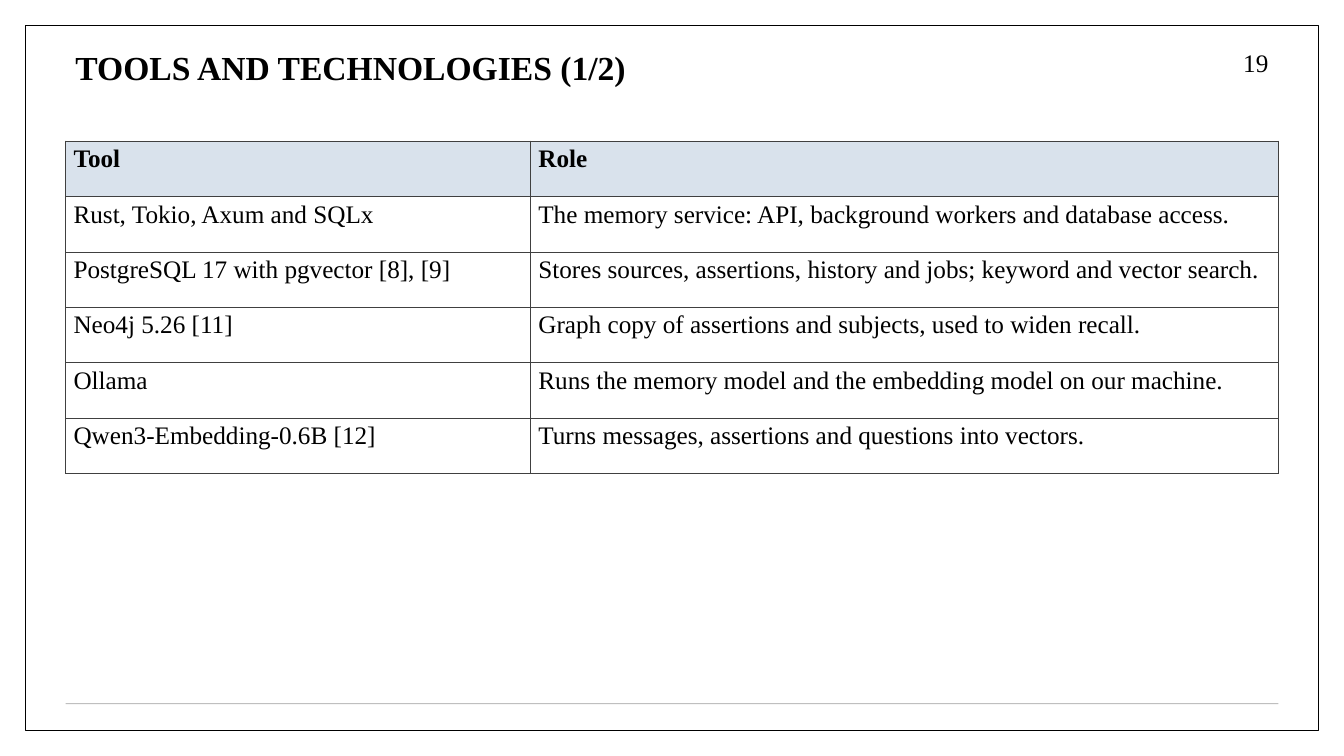
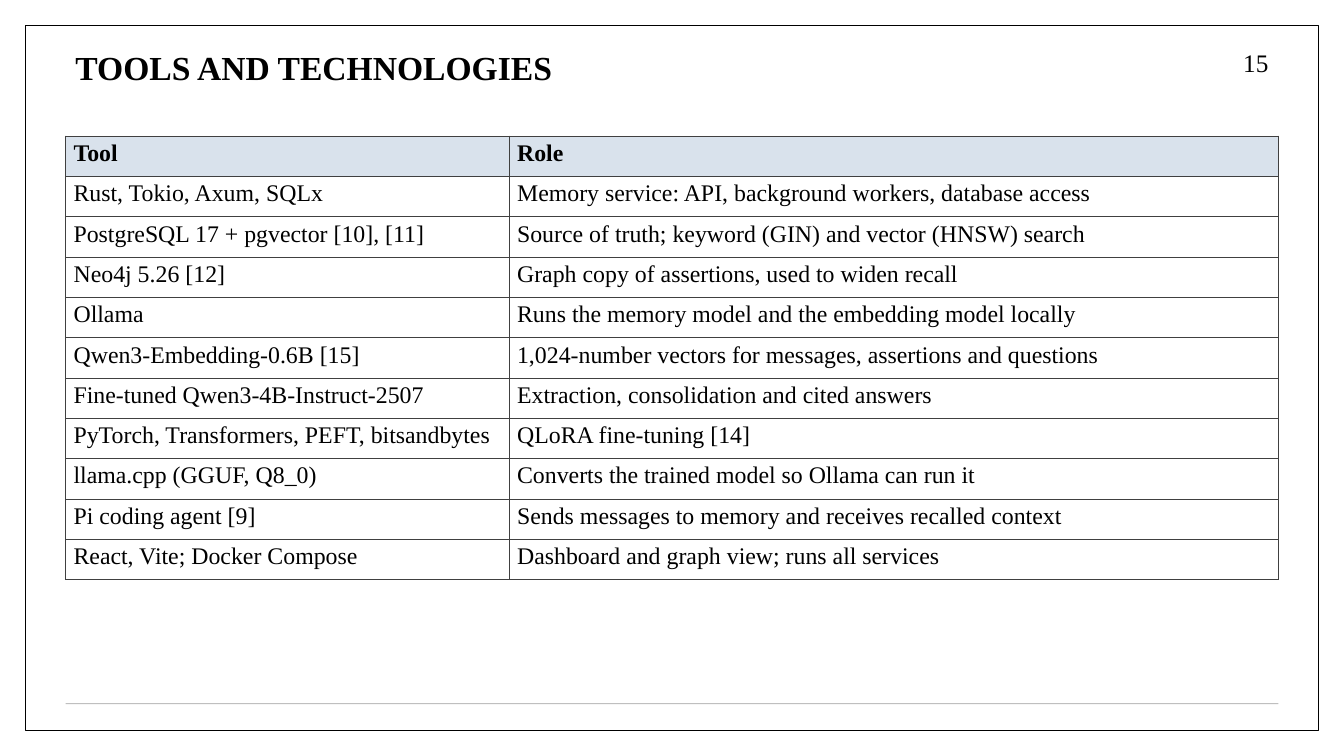
Before and after one commit to aryaniyaps/sdp-2026, a slide deck: slide 15 of P1_R2_13.pptx (slide 19 before the commit). Drawn at 1344x756 pixels with LibreOffice and Linux fonts; fonts in the diff are those of the drawing. Boxes give left, top, right and bottom in pixels: in the first picture for what was removed or moved away, otherwise in the second. Text is boxed around its words. In the diff, an @@ line names an element or a change of style, - is before the commit and + after.

```diff
--- a/P1_R2_13.pptx
+++ b/P1_R2_13.pptx
@@ title at [75,57,552,81]: text changed @@
-TOOLS AND TECHNOLOGIES (1/2)
+TOOLS AND TECHNOLOGIES
@@ page number at [1243,55,1268,73]: text changed @@
-19
+15
@@ table at [66,136,1278,580] @@
-row 2: Rust, Tokio, Axum and SQLx | The memory service: API, background workers and database access.
-row 3: PostgreSQL 17 with pgvector [8], [9] | Stores sources, assertions, history and jobs; keyword and vector search.
-row 4: Neo4j 5.26 [11] | Graph copy of assertions and subjects, used to widen recall.
-row 5: Ollama | Runs the memory model and the embedding model on our machine.
-row 6: Qwen3-Embedding-0.6B [12] | Turns messages, assertions and questions into vectors.
+row 2: Rust, Tokio, Axum, SQLx | Memory service: API, background workers, database access
+row 3: PostgreSQL 17 + pgvector [10], [11] | Source of truth; keyword (GIN) and vector (HNSW) search
+row 4: Neo4j 5.26 [12] | Graph copy of assertions, used to widen recall
+row 5: Ollama | Runs the memory model and the embedding model locally
+row 6: Qwen3-Embedding-0.6B [15] | 1,024-number vectors for messages, assertions and questions
+row 7: Fine-tuned Qwen3-4B-Instruct-2507 | Extraction, consolidation and cited answers
+row 8: PyTorch, Transformers, PEFT, bitsandbytes | QLoRA fine-tuning [14]
+row 9: llama.cpp (GGUF, Q8_0) | Converts the trained model so Ollama can run it
+row 10: Pi coding agent [9] | Sends messages to memory and receives recalled context
+row 11: React, Vite; Docker Compose | Dashboard and graph view; runs all services
@@ table: place and size @@
-table at [66,141,1278,474]
+table at [66,136,1278,580]
```
Also in this commit, not shown: 12 other slides changed, 10 slides added, 19 slides removed, 1 other file.
